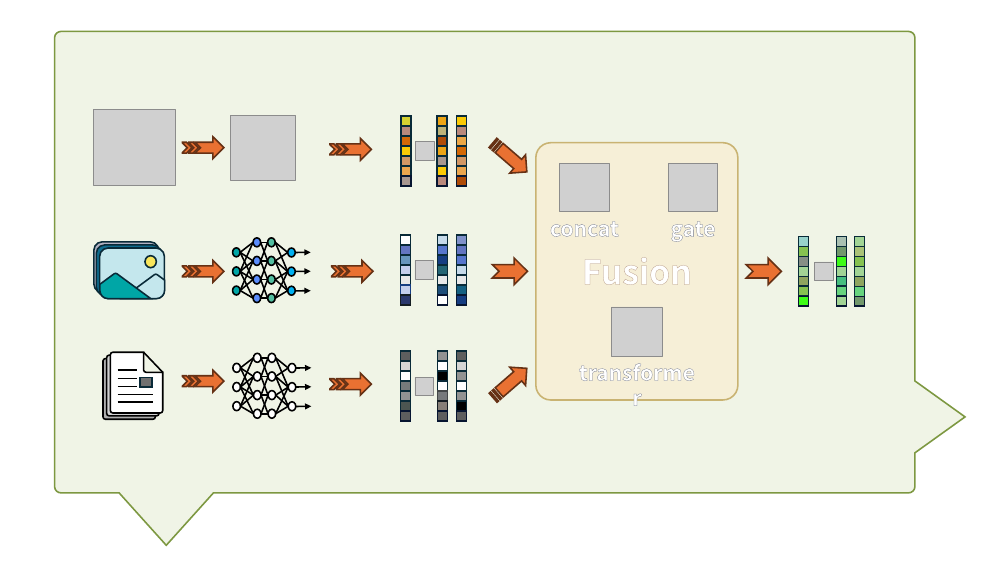
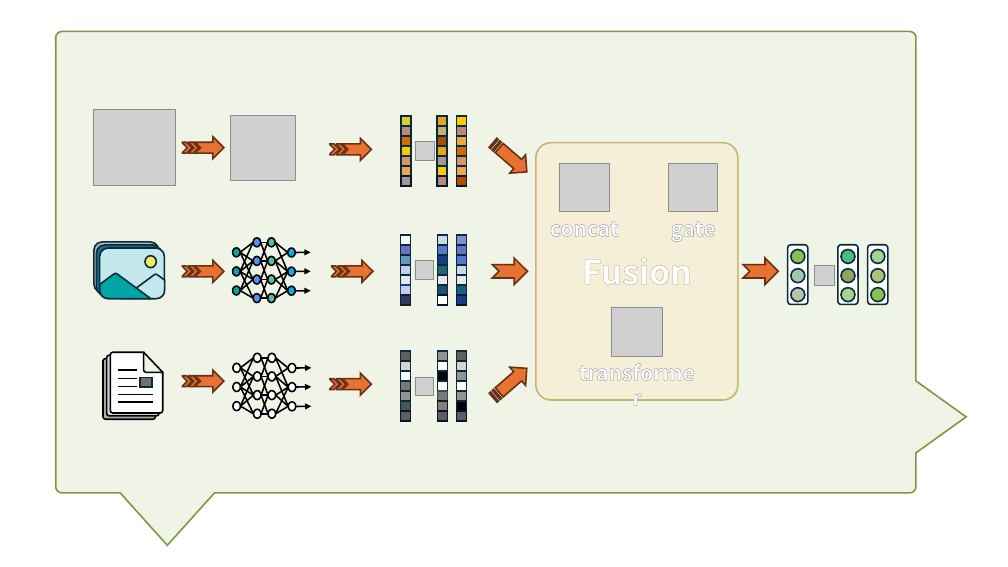
Before and after one commit to lynnkyle/Draw, a slide deck: slide 4 of 科研作图.pptx. Drawn at 1008x567 pixels with LibreOffice and Linux fonts; fonts in the diff are those of the drawing; grey boxes stand for pictures. Boxes give left, top, right and bottom in pixels: in the first picture for what was removed or moved away, otherwise in the second. Text is boxed around its words. In the diff, an @@ line names an element or a change of style, - is before the commit and + after.

Commit message:
5_commit

```diff
--- a/科研作图.pptx
+++ b/科研作图.pptx
@@ freeform shape at bbox=[56, 31, 966, 545]: outline redrawn @@
@@ freeform shape at bbox=[743, 258, 778, 284]: outline redrawn @@
@@ picture: place and size @@
-picture at bbox=[815, 262, 834, 281]
+picture at bbox=[814, 265, 835, 286]
@@ group removed at bbox=[799, 237, 864, 306]: 21 rectangles @@
@@ group added at bbox=[788, 245, 889, 305]: 9 ellipses, 3 rounded rectangles @@
```
Also in this commit, not shown: 4 other slides changed, 3 slides added, 2 slides removed.
